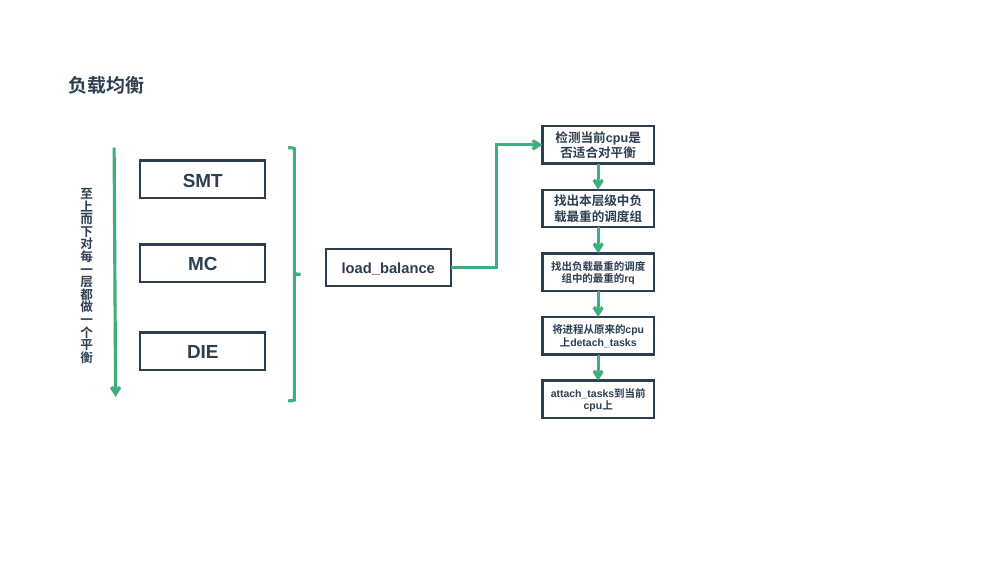
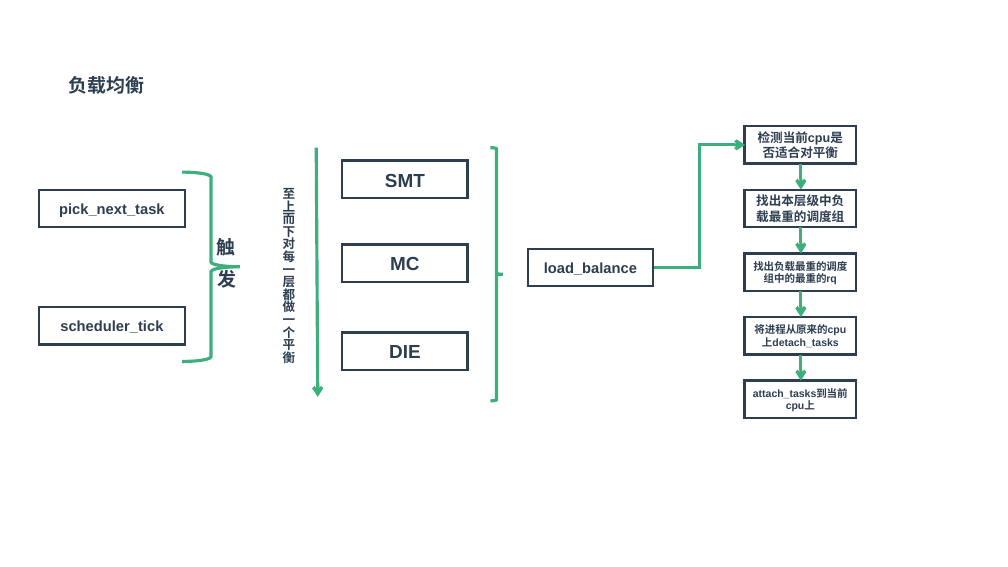
Before and after one commit to zaiqiang-dong/zaiqiang, a slide deck: slide 15 of picture/ppt/process/process.pptx (slide 13 before the commit). Drawn at 1008x567 pixels with LibreOffice and Linux fonts; fonts in the diff are those of the drawing. Boxes give left, top, right and bottom in pixels: in the first picture for what was removed or moved away, otherwise in the second. Text is boxed around its words. In the diff, an @@ line names an element or a change of style, - is before the commit and + after.

```diff
--- a/picture/ppt/process/process.pptx
+++ b/picture/ppt/process/process.pptx
@@ 6 rectangles, 1 text, 1 arrow: place and size @@
-6 rectangles, 1 text, 1 arrow at [80,126,654,418]
+6 rectangles, 1 text, 1 arrow at [283,126,856,418]
@@ 4 arrows, 3 rectangles, 1 right brace, 1 elbow arrow: place and size @@
-4 arrows, 3 rectangles, 1 right brace, 1 elbow arrow at [140,145,598,401]
+4 arrows, 3 rectangles, 1 right brace, 1 elbow arrow at [343,145,801,401]
@@ right brace added at [182,172,240,361], outline #3EAF7C 3 pt @@
@@ rectangle added at [39,190,185,228], outline #2C3E50 2.25 pt, 14 pt, text #2C3E50, bold @@
+pick_next_task
@@ text added at [216,235,236,291], 18 pt, text #2C3E50, bold @@
+触 发
@@ rectangle added at [39,307,185,345], outline #2C3E50 2.25 pt, 14 pt, text #2C3E50, bold @@
+scheduler_tick
```
Also in this commit, not shown: 1 other slide changed, 1 slide added, 1 slide removed, 11 other files.
